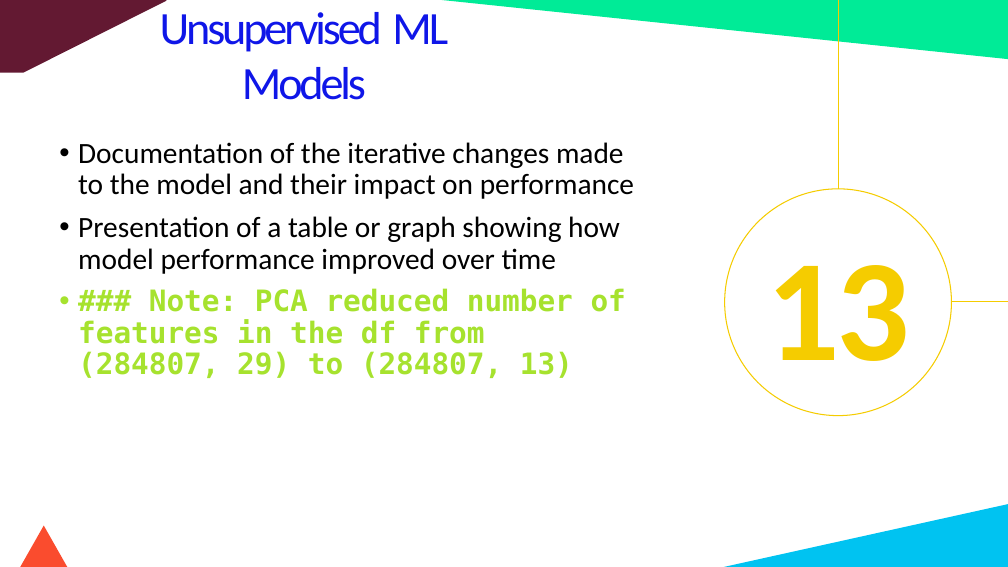
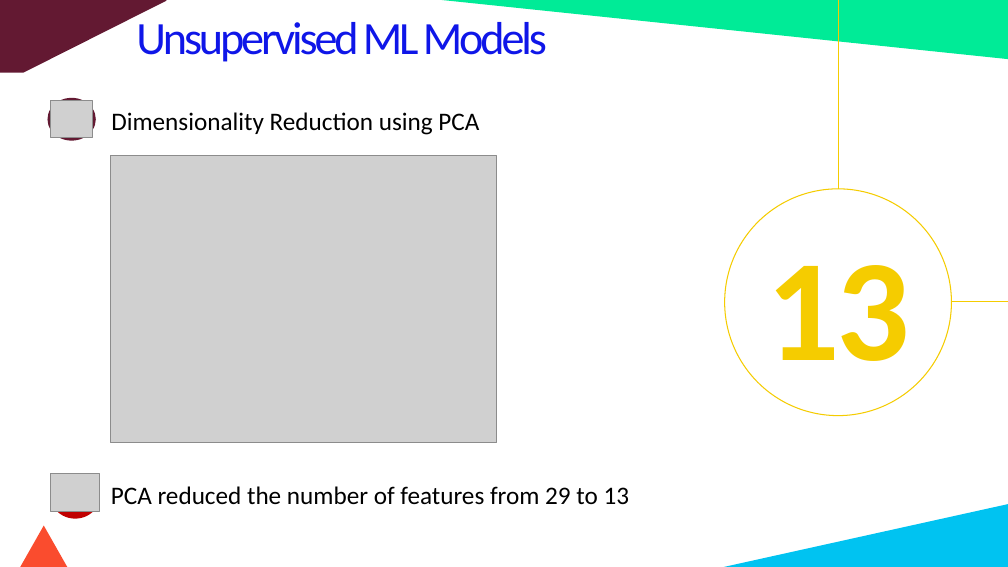
Before and after one commit to fbrowther/Detecting-Fraudulent-Credit-Card-Transactions-Using-Machine-Learning, a slide deck: slide 16 of CreditCardTransactions-Project4Group4.pptx. Drawn at 1008x567 pixels with LibreOffice and Linux fonts; fonts in the diff are those of the drawing; grey boxes stand for pictures. Boxes give left, top, right and bottom in pixels: in the first picture for what was removed or moved away, otherwise in the second. Text is boxed around its words. In the diff, an @@ line names an element or a change of style, - is before the commit and + after.

Commit message:
updated ppt

```diff
--- a/CreditCardTransactions-Project4Group4.pptx
+++ b/CreditCardTransactions-Project4Group4.pptx
@@ text "Unsupervised ML Models" rewrapped from <box>160,12,448,100</box> to <box>136,22,547,62</box> @@
@@ ellipse added at <box>48,98,96,141</box>, fill #631932 @@
@@ picture added at <box>51,101,92,138</box> @@
@@ text added at <box>111,112,479,135</box>, 24 pt, text #000000 @@
+Dimensionality Reduction using PCA
@@ text removed at <box>78,142,634,378</box> @@
-• Documentation of the iterative changes made to the model and their impact on performance
-• Presentation of a table or graph showing how model performance improved over time
-• ### Note: PCA reduced number of features in the df from (284807, 29) to (284807, 13)
@@ picture added at <box>110,155,497,442</box> @@
@@ ellipse added at <box>51,473,100,519</box>, fill #C00000 @@
@@ picture added at <box>51,473,100,511</box> @@
@@ text added at <box>111,486,630,505</box>, 24 pt, text #000000 @@
+PCA reduced the number of features from 29 to 13
```
Also in this commit, not shown: 1 other slide changed, 3 slides added, 3 slides removed.
